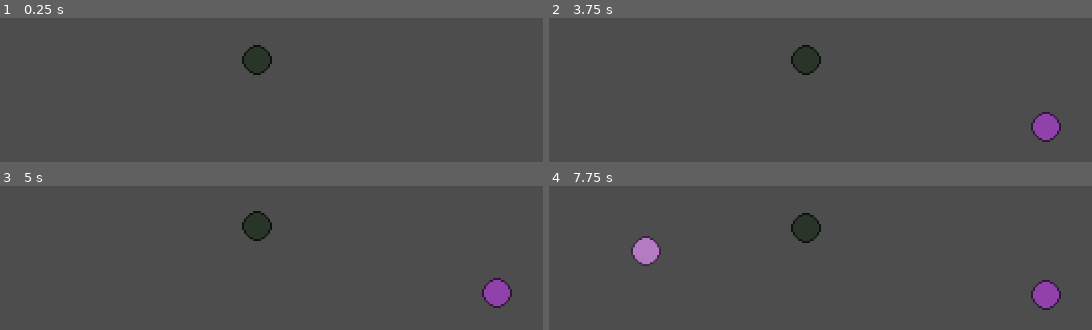
Above: before the commit, frames 1-4 (two rows, left to right).
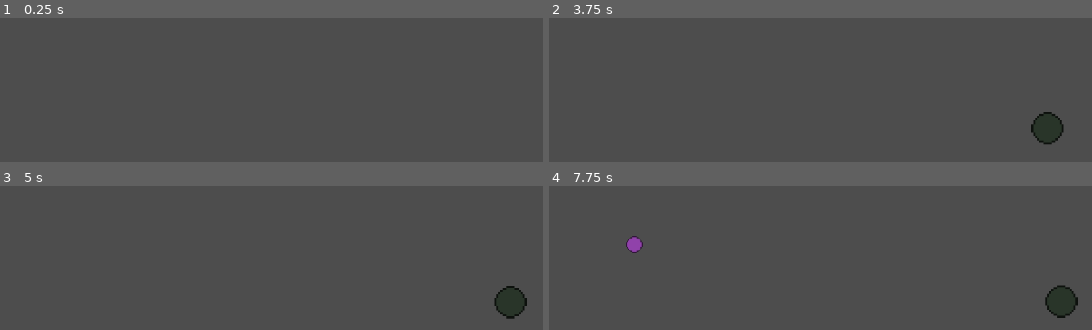
Above: after the commit, the same moments.

Repository: 255-Ping/Cells
Game: Godot game, scene res://Scenes/main.tscn
Same seed, same stepped clock (60 frames per second), same inputs: the game is played once before the commit and once after it.
Inputs (mouse positions are in pixels of both pictures, inside the frame that each line leads up to):
- Up to frame 1 (0.25 s): no input
- Up to frame 2 (3.75 s): tap Enter at 0.5, 2, 3.5 s; move the mouse to (983, 38) at 0.52 s; tap S (camera_move_down) at 0.6 s; tap Space at 1.25, 2.75 s; move the mouse to (646, 82) at 1.27 s; tap A (camera_move_left) at 1.35 s; move the mouse to (outside the picture) at 2.02 s; tap D (camera_move_right) at 2.1 s; move the mouse to (766, 150) at 2.77 s; tap W (camera_move_up) at 2.85 s; move the mouse to (1048, 127) at 3.52 s; tap C (spawn_random_cell) at 3.6 s
- Up to frame 3 (5 s): move the mouse to (outside the picture) at 4.27 s; tap S (camera_move_down) at 4.35 s
- Up to frame 4 (7.75 s): tap Space at 5 s; move the mouse to (847, 227) at 5.02 s; tap A (camera_move_left) at 5.1 s; move the mouse to (outside the picture) at 5.77 s; tap D (camera_move_right) at 5.85 s; move the mouse to (983, 206) at 6.52 s; tap W (camera_move_up) at 6.6 s; move the mouse to (646, 250) at 7.27 s; tap C (spawn_random_cell) at 7.35 s

The runs differ from the first frame. In frame 1, 0.8% of the frame differs, in the area x 44-51%, y 18-40%; in frame 2, 1.9%; in frame 3, 2.4%; in frame 4, 3.4%, in the area x 14-98%, y 18-92%.

Commit message:
Working prototype

Diff:
--- a/Scenes/cell.tscn
+++ b/Scenes/cell.tscn
@@ -1,14 +1,34 @@
-[gd_scene load_steps=3 format=3 uid="uid://dy7v23qbb67yj"]
+[gd_scene load_steps=5 format=3 uid="uid://dy7v23qbb67yj"]
 
 [ext_resource type="Script" uid="uid://b25ehul0or7qe" path="res://Scripts/Cell/cell.gd" id="1_da881"]
 [ext_resource type="Texture2D" uid="uid://q8p7ue7reuji" path="res://Textures/cell.png" id="1_efq80"]
 
-[node name="Cell" type="CharacterBody2D"]
+[sub_resource type="CircleShape2D" id="CircleShape2D_da881"]
+radius = 25.0
+
+[sub_resource type="CircleShape2D" id="CircleShape2D_gilj4"]
+
+[node name="Cell" type="CharacterBody2D" groups=["cell"]]
 motion_mode = 1
 script = ExtResource("1_da881")
 
-[node name="Sprite2D" type="Sprite2D" parent="."]
+[node name="CollisionPolygon2D" type="CollisionPolygon2D" parent="."]
+polygon = PackedVector2Array(-2.5, -8, -4.5, -7.5, -4.5, -6.5, -5.3, -6.5, -6.3, -4.5, -7.5, -4.5, -7.5, -2.5, -8, 2.5, -7.5, 4.5, -6.5, 4.5, -6.5, 5.5, -5.3, 5.5, -4.3, 7.5, -2.5, 7.5, 2.5, 8, 4.5, 7.5, 4.5, 6.5, 5.3, 6.5, 6.3, 4.5, 7.5, 4.5, 7.5, 2.5, 8, -2.5, 7.5, -4.3, 5.5, -5.3, 5.5, -6.5, 4.5, -6.5, 4.5, -7.5, 2.5, -7.5)
+
+[node name="Sprite2D" type="Sprite2D" parent="CollisionPolygon2D"]
 texture = ExtResource("1_efq80")
 
-[node name="CollisionPolygon2D" type="CollisionPolygon2D" parent="."]
-polygon = PackedVector2Array(-2.5, -8, -4.5, -7.5, -4.5, -6.5, -5.3, -6.5, -6.3, -4.5, -7.5, -4.5, -7.5, -2.5, -8, 2.5, -7.5, 4.5, -6.5, 4.5, -6.5, 5.5, -5.3, 5.5, -4.3, 7.5, -2.5, 7.5, 2.5, 8, 4.5, 7.5, 4.5, 6.5, 5.3, 6.5, 6.3, 4.5, 7.5, 4.5, 7.5, 2.5, 8, -2.5, 7.5, -4.3, 5.5, -5.3, 5.5, -6.5, 4.5, -6.5, 4.5, -7.5, 2.5, -7.5)
+[node name="VisionRange" type="Area2D" parent="." groups=["visionbox"]]
+
+[node name="CollisionShape2D" type="CollisionShape2D" parent="VisionRange"]
+shape = SubResource("CircleShape2D_da881")
+
+[node name="HitBox" type="Area2D" parent="." groups=["hitbox"]]
+
+[node name="CollisionShape2D" type="CollisionShape2D" parent="HitBox"]
+shape = SubResource("CircleShape2D_gilj4")
+
+[connection signal="area_entered" from="VisionRange" to="." method="_on_vision_range_area_entered"]
+[connection signal="area_exited" from="VisionRange" to="." method="_on_vision_range_area_exited"]
+[connection signal="area_entered" from="HitBox" to="." method="_on_hit_box_area_entered"]
+[connection signal="area_exited" from="HitBox" to="." method="_on_hit_box_area_exited"]
--- a/Scenes/main.tscn
+++ b/Scenes/main.tscn
@@ -1,16 +1,9 @@
-[gd_scene load_steps=5 format=3 uid="uid://bxjm8g8by244w"]
+[gd_scene load_steps=3 format=3 uid="uid://bxjm8g8by244w"]
 
 [ext_resource type="Script" uid="uid://cp85vmllm7vtk" path="res://Scripts/main.gd" id="1_jjgbg"]
 [ext_resource type="PackedScene" uid="uid://bfbd6u6hy630j" path="res://Scenes/camera_controller.tscn" id="2_8gbba"]
-[ext_resource type="Texture2D" uid="uid://q8p7ue7reuji" path="res://Textures/cell.png" id="3_jjvhh"]
-[ext_resource type="PackedScene" uid="uid://dy7v23qbb67yj" path="res://Scenes/cell.tscn" id="4_jjvhh"]
 
 [node name="PetriDish" type="Node2D"]
 script = ExtResource("1_jjgbg")
 
 [node name="CameraController" parent="." instance=ExtResource("2_8gbba")]
-
-[node name="Sprite2D" type="Sprite2D" parent="."]
-texture = ExtResource("3_jjvhh")
-
-[node name="Cell" parent="." instance=ExtResource("4_jjvhh")]
--- a/Scripts/Cell/cell.gd
+++ b/Scripts/Cell/cell.gd
@@ -3,6 +3,11 @@
 
 var rng = RandomNumberGenerator.new()
 var gcs = GenerateCellStats.new()
+
+#Node Variables
+@onready var collision_node = $CollisionPolygon2D
+@onready var vision_node = $VisionRange
+@onready var hit_box_node = $HitBox
 
 #Identity Variables
 var cell_uuid: String
@@ -10,33 +15,209 @@
 var birth_type: String
 var parent: Node
 
+#Targeting Variables
+var targets: Array
+var attackable_targets: Array
+
+#Movement Variables
+var current_x_movement: float
+var desired_x_movement: float
+var current_y_movement: float
+var desired_y_movement: float
+var movement_change: float
+var damaged: float
+var attacker: Node
+
 #Growth Stats
 var current_growth: float = 0.0
 var growth_speed: float
 
 #Birth Stats (Needed for Growth)
+var birth_scale: float
+var birth_damage: float
+var birth_max_health: float
+var birth_movement_speed: float
 
 #Current Stats (with Growth Calculated)
+var current_scale: float
+var current_damage: float
+var current_damage_cooldown: float
+var current_max_health: float
+var current_health: float
+var current_movement_speed: float
 
 #Static Stats
 var color: Color
+var damage_cooldown: float
 
 func _ready() -> void:
 	cell_uuid = gcs.create_uuid() #Generate new cell uuid
 
 #Cell is CREATED
-	if !birth_type:
+	if birth_type == "miracle":
 		species_uuid = gcs.create_uuid() #Generate new species uuid
 		color = Color(rng.randf_range(0.1,0.9),rng.randf_range(0.1,0.9),rng.randf_range(0.1,0.9),1.0)
+		growth_speed = rng.randf_range(0.000025,0.001)
+		movement_change = rng.randf_range(0.00001,0.01)
+		birth_damage = rng.randf_range(0.5,3)
+		damage_cooldown = rng.randf_range(0.5,3)
+		birth_max_health = rng.randf_range(1,4)
+		birth_movement_speed = rng.randf_range(0.5,5)
+		birth_scale = rng.randf_range(0.5,1.25)
 
 #Cell is BORN
 	elif birth_type == "born":
 		if !parent:
 			queue_free()
 		species_uuid = parent.species_uuid
-		color.r = gcs.create_rand_stat_from_stat(parent.color.r, 0.05)
-		color.g = gcs.create_rand_stat_from_stat(parent.color.g, 0.05)
-		color.b = gcs.create_rand_stat_from_stat(parent.color.b, 0.05)
+		growth_speed = gcs.create_rand_stat_from_stat(parent.growth_speed, 0.000005)
+		movement_change = gcs.create_rand_stat_from_stat(parent.movement_change, 0.00005)
+		birth_damage = gcs.create_rand_stat_from_stat(parent.birth_damage, 0.05)
+		damage_cooldown = gcs.create_rand_stat_from_stat(parent.damage_cooldown, 0.05)
+		birth_max_health = gcs.create_rand_stat_from_stat(parent.birth_max_health, 0.05)
+		birth_movement_speed = gcs.create_rand_stat_from_stat(parent.birth_movement_speed, 0.05)
+		birth_scale = gcs.create_rand_stat_from_stat(parent.birth_scale, 0.05)
+		color.r = gcs.create_rand_stat_from_stat(parent.color.r, 0.005)
+		color.g = gcs.create_rand_stat_from_stat(parent.color.g, 0.005)
+		color.b = gcs.create_rand_stat_from_stat(parent.color.b, 0.005)
 
 #Apply stats
-	$Sprite2D.modulate = Color(color)
+	$CollisionPolygon2D/Sprite2D.modulate = Color(color)
+	current_damage = birth_damage
+	current_damage_cooldown = damage_cooldown
+	current_max_health = birth_max_health
+	current_health = birth_max_health
+	current_scale = birth_scale
+	current_movement_speed = birth_movement_speed
+	_update_stats()
+
+func _process(delta: float) -> void:
+	_move(delta)
+	_attack(delta)
+	_grow(delta)
+	_update_stats()
+
+func _grow(delta: float):
+	if current_growth >= 1:
+		return
+	current_growth += growth_speed * delta
+	current_movement_speed = birth_movement_speed * (current_growth + 1)
+	current_scale = birth_scale * (current_growth + 1)
+
+func _update_stats():
+	scale = Vector2(current_scale,current_scale)
+
+func _attack(delta: float):
+	if current_damage_cooldown > 0:
+		current_damage_cooldown -= delta
+		return
+	if attackable_targets.size() > 0:
+		current_damage_cooldown = damage_cooldown
+		for target in attackable_targets:
+			target.take_damage(current_damage, self)
+
+func take_damage(amount: float, attacker_node: Node):
+	print("damaged: ", amount)
+	current_health -= amount
+	damaged += amount
+	attacker = attacker_node
+	if current_health <= 0:
+		if attacker_node:
+			get_parent().summon_cell(global_position,"born",attacker_node)
+		queue_free()
+
+func _move(delta: float):
+
+	if damaged > 0 and attacker:
+		var dir = attacker.global_position.direction_to(global_position)
+		velocity = dir * (damaged * 3)
+		damaged -= delta
+
+	elif targets.size() < 1:
+		if !current_x_movement:
+			current_x_movement = randf_range(-5,5)
+			desired_x_movement = current_x_movement
+		if !current_y_movement:
+			current_y_movement = randf_range(-5,5)
+			desired_y_movement = current_y_movement
+
+		if round(desired_x_movement) == round(current_x_movement):
+			desired_x_movement = randf_range(-5,5)
+		if round(desired_y_movement) == round(current_y_movement):
+			desired_y_movement = randf_range(-5,5)
+
+		if desired_x_movement > current_x_movement:
+			current_x_movement += movement_change
+		if desired_x_movement < current_x_movement:
+			current_x_movement -= movement_change
+		if desired_y_movement > current_y_movement:
+			current_y_movement += movement_change
+		if desired_y_movement < current_y_movement:
+			current_y_movement -= movement_change
+		velocity = Vector2(current_x_movement * current_movement_speed,current_y_movement * current_movement_speed)
+	else:
+		var closest_target = get_closest_node(self, targets)
+		var dir = global_position.direction_to(closest_target.global_position)
+		velocity = dir * (current_movement_speed * 2)
+
+
+	move_and_slide()
+
+
+func get_closest_node(origin: Node2D, nodes: Array) -> Node2D:
+	var closest: Node2D = null
+	var min_dist := INF
+
+	for n in nodes:
+		if n == null or n == origin:
+			continue
+
+		var d := origin.global_position.distance_squared_to(n.global_position)
+		if d < min_dist:
+			min_dist = d
+			closest = n
+
+	return closest
+
+func _on_vision_range_area_entered(area: Area2D) -> void:
+	if area.get_parent() == self:
+		return
+	if area.get_parent().species_uuid == species_uuid:
+		return
+	if !area.is_in_group("hitbox"):
+		return
+	targets.append(area.get_parent())
+	#print(area.get_parent())
+
+
+func _on_vision_range_area_exited(area: Area2D) -> void:
+	if area.get_parent() == self:
+		return
+	if area.get_parent().species_uuid == species_uuid:
+		return
+	if !area.is_in_group("hitbox"):
+		return
+	targets.erase(area.get_parent())
+	#print(area.get_parent())
+
+
+func _on_hit_box_area_entered(area: Area2D) -> void:
+	if area.get_parent() == self:
+		return
+	if area.get_parent().species_uuid == species_uuid:
+		return
+	if !area.is_in_group("hitbox"):
+		return
+	attackable_targets.append(area.get_parent())
+	#print(area.get_parent())
+
+
+func _on_hit_box_area_exited(area: Area2D) -> void:
+	if area.get_parent() == self:
+		return
+	if area.get_parent().species_uuid == species_uuid:
+		return
+	if !area.is_in_group("hitbox"):
+		return
+	attackable_targets.erase(area.get_parent())
+	#print(area.get_parent())
--- a/Scripts/camera_controller.gd
+++ b/Scripts/camera_controller.gd
@@ -1,7 +1,7 @@
 extends Node2D
 class_name CameraController
 
-var camera_speed: float = 0.25
+var camera_speed: float = 0.5
 
 func _process(_delta: float) -> void:
 	_camera_movement()
--- a/Scripts/main.gd
+++ b/Scripts/main.gd
@@ -11,6 +11,12 @@
 func _check_summon_cell_at_mouse():
 	if !Input.is_action_just_pressed("spawn_random_cell"):
 		return
+	summon_cell(get_global_mouse_position(), "miracle")
+
+func summon_cell(pos: Vector2, birth_type: String, parent: Node = null):
 	var instance = cell_node.instantiate()
-	instance.global_position = get_global_mouse_position()
+	instance.global_position = pos
+	instance.birth_type = birth_type
+	if parent:
+		instance.parent = parent
 	add_child(instance)
--- a/project.godot
+++ b/project.godot
@@ -21,6 +21,12 @@
 window/size/viewport_height=720
 window/stretch/mode="viewport"
 window/vsync/vsync_mode=0
+
+[global_group]
+
+hitbox=""
+cell=""
+visionbox=""
 
 [input]
 
